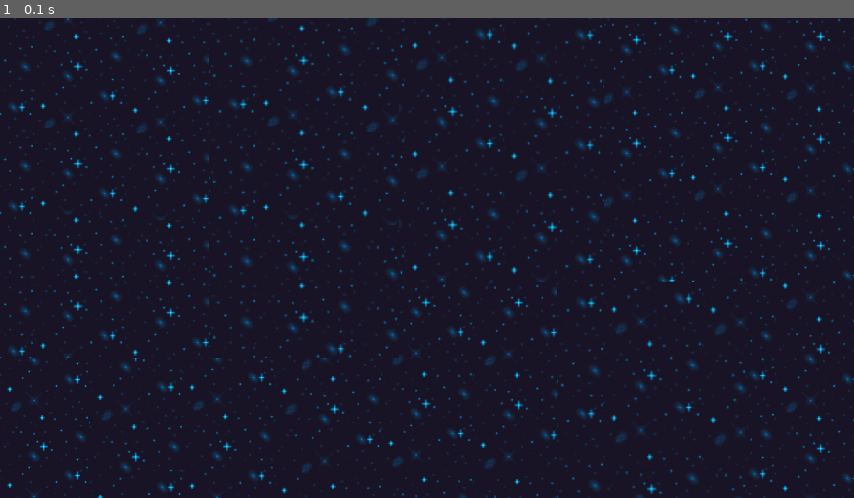
Above: before the commit, frame 1.
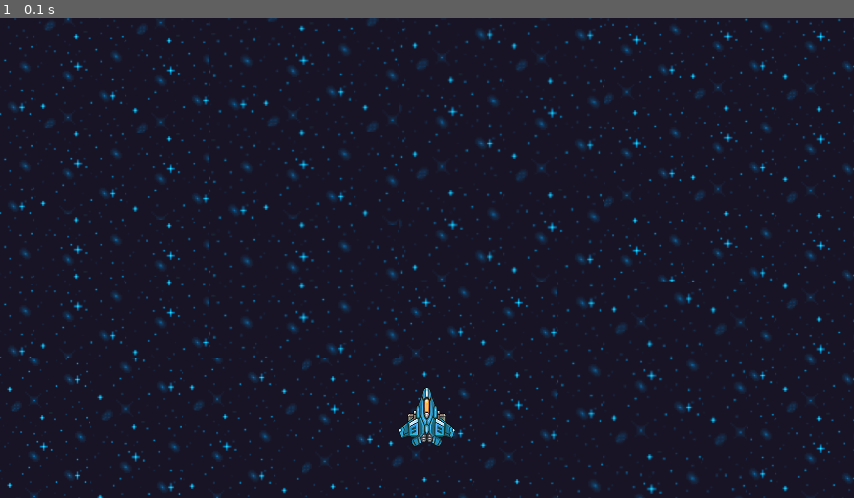
Above: after the commit, the same moment.

Repository: smicBJ/GD3-Pygame-Recap
Game: pygame game, started from main.py
Same seed, same stepped clock (60 frames per second), same inputs: the game is played once before the commit and once after it.
Inputs:
- Up to frame 1 (0.1 s): no input

The runs differ from the first frame. In frame 1, 0.4% of the frame differs, in the area x 46-54%, y 77-90%.

Commit message:
Added some input and discussed using delta time

Diff:
--- a/assets/models/player.py
+++ b/assets/models/player.py
@@ -1,6 +1,4 @@
 import pygame as py
-SCREEN_W = py.display.get_window_size()[0]
-SCREEN_H = py.display.get_window_size()[1]
 
 
 class Player(py.sprite.Sprite):
@@ -13,4 +11,25 @@
         self.image = py.image.load("assets/graphics/player_ship.png").convert_alpha()
 
         # It needs a rect
+        SCREEN_W = py.display.get_window_size()[0]
+        SCREEN_H = py.display.get_window_size()[1]
         self.rect = self.image.get_rect(center=(SCREEN_W / 2, SCREEN_H - 80))
+
+        # Vector based movement
+        self.position = py.math.Vector2(self.rect.center)
+        self.direction = py.math.Vector2()
+        self.speed = 250
+
+    def input(self):
+        keys = py.key.get_pressed()
+
+        if keys[py.K_w]:
+            self.direction.y = -1
+        else:
+            self.direction.y = 0
+
+    def move(self, delta_time):
+        self.position += self.speed * self.direction * delta_time
+
+    def update(self):
+        self.input()
--- a/main.py
+++ b/main.py
@@ -1,5 +1,7 @@
 import sys
 import pygame as py
+
+from assets.models.player import Player
 
 # Screen Settings
 py.init()
@@ -13,6 +15,10 @@
 # Sprites and Graphics setup
 bg = py.image.load("assets/graphics/bg_space.png").convert()
 
+ship_group = py.sprite.GroupSingle()
+
+player = Player(group=ship_group)
+
 # Game Loop
 while True:
     # Event Loop
@@ -24,7 +30,10 @@
     # Time, Updates, Graphics
     delta_time = clock.tick(120) / 1000
 
+    ship_group.update()
+
     screen.blit(bg, (0, 0))
+    ship_group.draw(screen)
 
     # Screen Update
     py.display.update()
